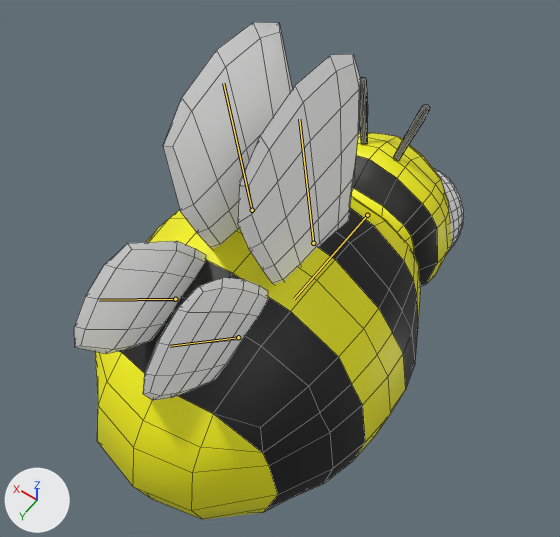
What one commit did to the Blender file documents/HyunahKwon/01_works/02_models/practice/bee.blend.
Before and after are seen from a 50 mm lens placed at (-0.274, 0.336, 0.688), pointed at (0.001, -0.049, 0.082). The lights are fixed; the arrows at lower left show +X, +Y and +Z. The first picture is the older version. The bones that bend it are drawn over the model as lines. Mesh edges are drawn as thin lines.

The first picture shows 'BackWing', 'BeeBody', 'FrontWing'.
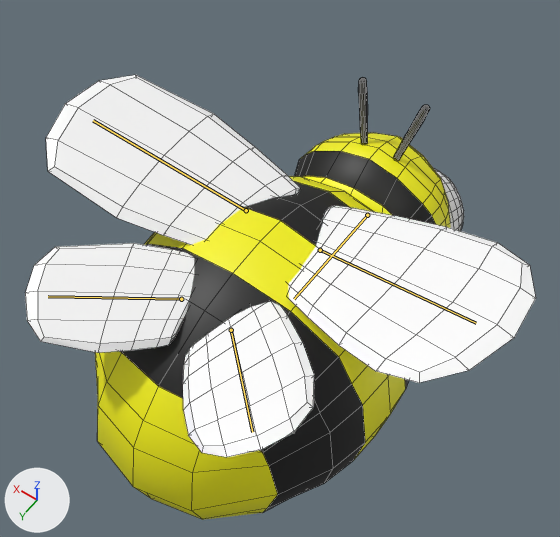
The newer file adds an action. The first version stands in its rest pose; the second is drawn at frame 7 of the action 'ArmatureAction'.

Patch to the scene script:
```diff
--- a/documents/HyunahKwon/01_works/02_models/practice/bee.blend.py
+++ b/documents/HyunahKwon/01_works/02_models/practice/bee.blend.py
@@ bone_wing_front_l @@
 bone_wing_front_l = bpy.data.objects['Armature'].pose.bones['wing.front.L']  # child of 'Root'
-bone_wing_front_l.location = (0.0, 0.0, 0.0)
-bone_wing_front_l.rotation_quaternion = (1.0, 0.0, 0.0, 0.0)  # degrees (0, 0, 0)
+bone_wing_front_l.location = (0.043, -0.031, -0.005)
+bone_wing_front_l.rotation_quaternion = (0.807, 0.0, 0.099, -0.583)  # degrees (-7, 9, -72)
@@ bone_wing_back_l @@
 bone_wing_back_l = bpy.data.objects['Armature'].pose.bones['wing.back.L']  # child of 'Root'
-bone_wing_back_l.location = (0.0, 0.0, 0.0)
-bone_wing_back_l.rotation_quaternion = (1.0, 0.0, 0.0, 0.0)  # degrees (0, 0, 0)
+bone_wing_back_l.location = (-0.043, 0.023, 0.021)
+bone_wing_back_l.rotation_quaternion = (0.807, 0.0, 0.397, -0.438)  # degrees (-27, 40, -67)
@@ bone_wing_front_r @@
 bone_wing_front_r = bpy.data.objects['Armature'].pose.bones['wing.front.R']  # child of 'Root'
-bone_wing_front_r.location = (0.0, 0.0, 0.0)
-bone_wing_front_r.rotation_quaternion = (1.0, 0.0, 0.0, 0.0)  # degrees (0, 0, 0)
+bone_wing_front_r.location = (-0.043, -0.031, -0.005)
+bone_wing_front_r.rotation_quaternion = (0.807, 0.0, -0.099, 0.583)  # degrees (-7, -9, 72)
@@ bone_wing_back_r @@
 bone_wing_back_r = bpy.data.objects['Armature'].pose.bones['wing.back.R']  # child of 'Root'
-bone_wing_back_r.location = (0.0, 0.0, 0.0)
-bone_wing_back_r.rotation_quaternion = (1.0, 0.0, 0.0, 0.0)  # degrees (0, 0, 0)
+bone_wing_back_r.location = (0.043, 0.023, 0.021)
+bone_wing_back_r.rotation_quaternion = (0.807, 0.0, -0.397, 0.438)  # degrees (-27, -40, 67)
```

Location of each change, [x1, y1, x2, y2] in pixels of the pictures (560 x 537 px):
'FrontWing', posed (147% wider, 17% taller)
    before: [163, 22, 361, 284]
    after: [46, 75, 536, 383]
'BackWing', posed (49% wider, 34% taller)
    before: [74, 241, 268, 401]
    after: [25, 243, 314, 457]
bone 'wing.front.L', root to tip
    before: (252, 210) to (223, 83)
    after: (246, 210) to (93, 120)
bone 'wing.back.L', root to tip
    before: (175, 299) to (99, 300)
    after: (181, 299) to (48, 296)
bone 'wing.front.R', root to tip
    before: (313, 243) to (299, 119)
    after: (320, 250) to (476, 323)
bone 'wing.back.R', root to tip
    before: (238, 337) to (170, 346)
    after: (231, 330) to (252, 432)
